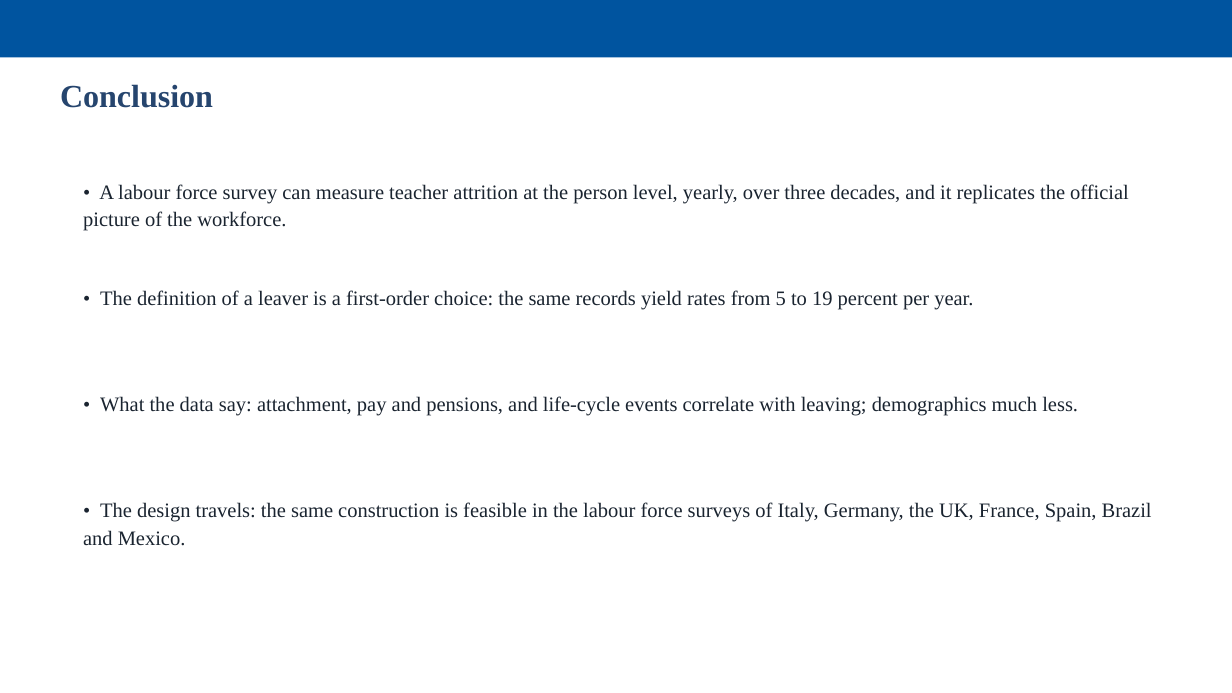
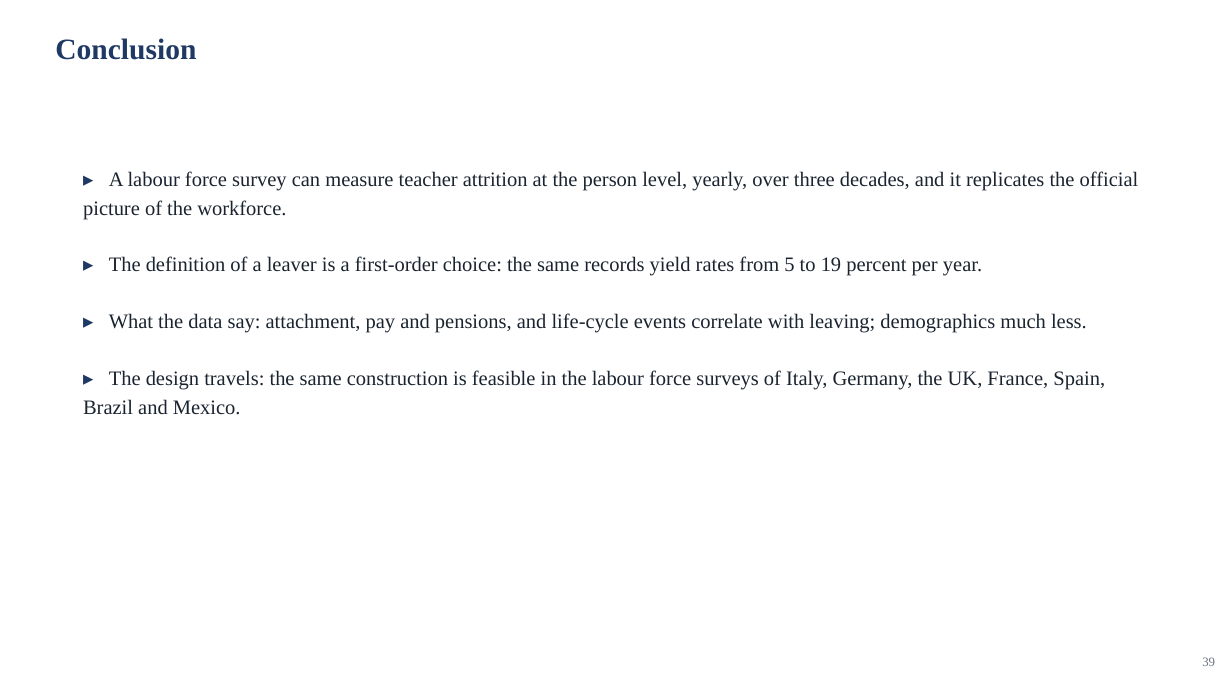
Before and after one commit to jedr1-ship-it/Alternative-Pathways----Quant, a slide deck: slide 39 of report/data_cluster/Proyect_US_cluster.pptx (slide 38 before the commit). Drawn at 1232x693 pixels with LibreOffice and Linux fonts; fonts in the diff are those of the drawing. Boxes give left, top, right and bottom in pixels: in the first picture for what was removed or moved away, otherwise in the second. Text is boxed around its words. In the diff, an @@ line names an element or a change of style, - is before the commit and + after.

```diff
--- a/report/data_cluster/Proyect_US_cluster.pptx
+++ b/report/data_cluster/Proyect_US_cluster.pptx
@@ rectangle removed at box(0, 0, 1232, 57) @@
@@ text "Conclusion": place and size @@
-text "Conclusion" at box(60, 84, 213, 108)
+text "Conclusion" at box(55, 38, 196, 60)
@@ text "Conclusion" at box(55, 38, 196, 60): size 25 to 23 pt, text colour #26456E to #1F3864 @@
@@ text at box(83, 171, 1139, 415): text changed @@
-• What the data say: attachment, pay and pensions, and life-cycle events correlate with leaving; demographics much less.
+▸ A labour force survey can measure teacher attrition at the person level, yearly, over three decades, and it replicates the official picture of the workforce.
+▸ The definition of a leaver is a first-order choice: the same records yield rates from 5 to 19 percent per year.
+▸ What the data say: attachment, pay and pensions, and life-cycle events correlate with leaving; demographics much less.
+▸ The design travels: the same construction is feasible in the labour force surveys of Italy, Germany, the UK, France, Spain, Brazil and Mexico.
@@ text removed at box(83, 184, 1129, 231) @@
-• A labour force survey can measure teacher attrition at the person level, yearly, over three decades, and it replicates the official picture of the workforce.
@@ text removed at box(100, 290, 973, 310) @@
-• The definition of a leaver is a first-order choice: the same records yield rates from 5 to 19 percent per year.
@@ text removed at box(83, 502, 1152, 546) @@
-• The design travels: the same construction is feasible in the labour force surveys of Italy, Germany, the UK, France, Spain, Brazil and Mexico.
@@ text added at box(1202, 657, 1215, 666), 10 pt, text #6B7480 @@
+39
```
Also in this commit, not shown: 36 other slides changed, 2 slides added, 1 slide removed, 7 other files.
